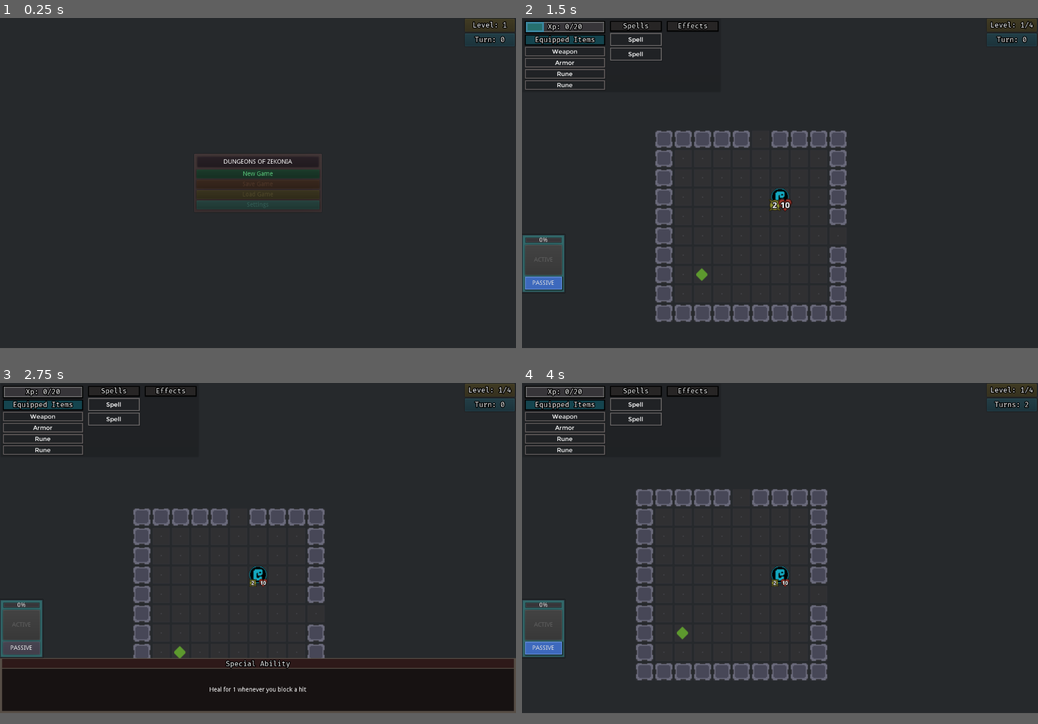
Above: before the commit, frames 1-4 (two rows, left to right).
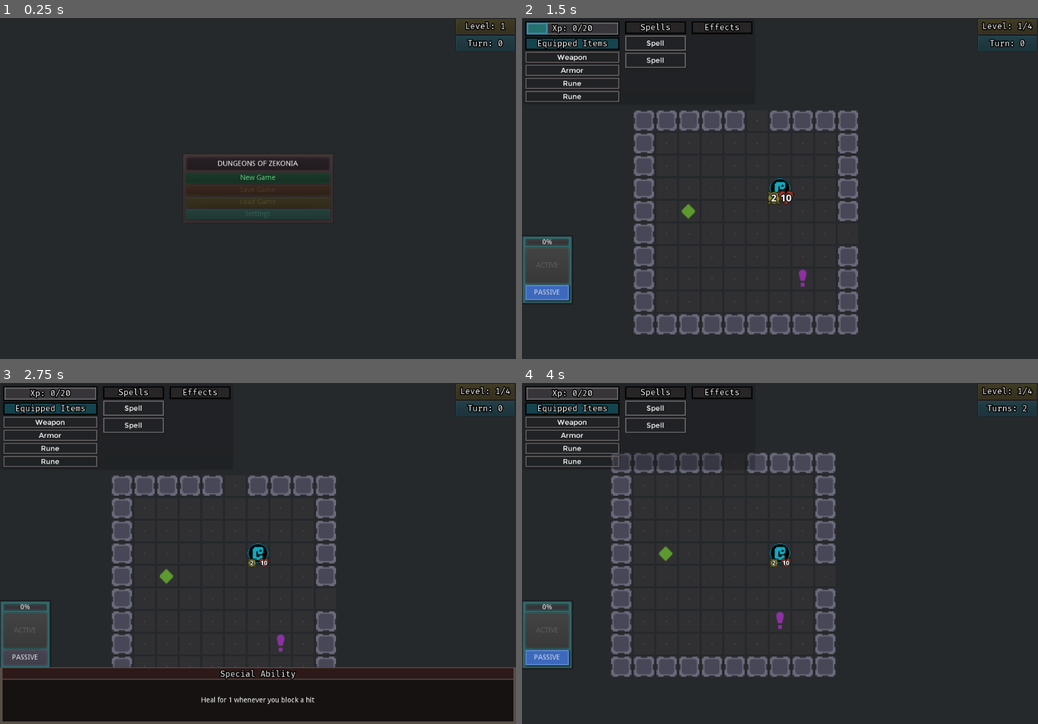
Above: after the commit, the same moments.

Repository: ZenCoderGames/ZRoguelikeGame
Game: Godot game, scene res://scene/main/MainScene.tscn
The game is run twice, just before and just after one commit, with the same random seed, the same clock (stepped at 60 frames per second) and the same inputs.
Inputs (mouse positions are in pixels of both pictures, inside the frame that each line leads up to):
- Up to frame 1 (0.25 s): no input
- Up to frame 2 (1.5 s): click "New Game" at 0.5 s; click "Choose" at 1.25 s
- Up to frame 3 (2.75 s): click "PASSIVE" at 2 s
- Up to frame 4 (4 s): tap Enter at 2.75 s; move the mouse to (780, 573) at 2.77 s; hold Right (move_right) 2.78-3.53 s; tap S (cam_move_down) at 2.85 s; tap Space at 3.5 s; move the mouse to (676, 563) at 3.52 s; hold Down (move_down) from 3.53 s (still down); tap A (cam_move_left) at 3.6 s
In our replay, the window is 800x512 before the commit and 800x529 after it. These sizes can differ from the game's own. Grey fills any space a smaller window leaves; there, only what the larger window draws over its background counts as a difference.

The runs differ from the first frame. In frame 1, 1.9% of the frame differs, in the area x 35-100%, y 0-59%; in frame 2, 16%; in frame 3, 16%, in the area x 0-100%, y 0-100%; in frame 4, 14%.

Commit message:
Bug fixes for loading additional levels

Diff:
--- a/project.godot
+++ b/project.godot
@@ -594,10 +594,7 @@
 
 [display]
 
-window/size/width=1200
-window/size/height=768
-window/size/fullscreen=true
-window/size/always_on_top=true
+window/size/height=678
 window/energy_saving/keep_screen_on=false
 
 [input]
--- a/resource/dungeons.json
+++ b/resource/dungeons.json
@@ -1,7 +1,7 @@
 {
 	"dungeons": [
 		{
-			"numRooms": 5,
+			"numRooms": 3,
 			"roomMinRows": 10,
 			"roomMaxRows": 12,
 			"roomMinCols": 8,
--- a/resource/statusEffects.json
+++ b/resource/statusEffects.json
@@ -3,8 +3,8 @@
 		{
 			"id": "STATUS_EFFECT_STUN",
 			"name": "Stun",
-			"description": "Stuns for 2 turn",
-			"instanceCount": 2,
+			"description": "Stuns for 1 turn",
+			"instanceCount": 1,
 			"endConditions": [
 				"ON_END_TURN"
 			],
--- a/scene/main/MainScene.tscn
+++ b/scene/main/MainScene.tscn
@@ -43,6 +43,7 @@
 [node name="Battle" type="Node2D" parent="."]
 script = ExtResource( 4 )
 doorsStayOpenDuringBattle = true
+debugSpawnItems = [ "ITEM_SPELL_LIFE_DRAIN" ]
 
 [node name="PlayerInput" type="Node" parent="Battle"]
 script = ExtResource( 3 )
@@ -80,7 +81,6 @@
 current = true
 zoom = Vector2( 0.8, 0.8 )
 script = ExtResource( 1 )
-cam_offset = Vector2( 0, -50 )
 
 [node name="CanvasLayer" type="CanvasLayer" parent="."]
 script = SubResource( 1 )
--- a/scripts/GameEventManager.gd
+++ b/scripts/GameEventManager.gd
@@ -7,9 +7,13 @@
 signal OnGameOver()
 signal OnMainMenuOn()
 signal OnMainMenuOff()
+signal OnNewLevelLoaded()
 
 func ready_to_battle():
 	emit_signal("OnReadyToBattle")
 
 func on_character_chosen(charData):
 	emit_signal("OnCharacterSelected", charData)
+
+func clean_up():
+	Utils.clean_up_all_signals(self)
--- a/scripts/battle/BattleInstance.gd
+++ b/scripts/battle/BattleInstance.gd
@@ -70,11 +70,18 @@
 	currentDungeonIdx = newDungeonIdx
 	GameGlobals.dungeon.clean_up(newDungeonIdx==0)
 	GameGlobals.dungeon.init(GameGlobals.dataManager.dungeonDataList[newDungeonIdx])
+	yield(get_tree().create_timer(0.5), "timeout")
 	_shared_dungeon_init(newDungeonIdx==0)
 	if newDungeonIdx==0:
 		GameEventManager.emit_signal("OnDungeonRecreated")
+	else:
+		GameEventManager.emit_signal("OnNewLevelLoaded")
 
 func _shared_dungeon_init(recreatePlayer:bool=true):
+	# Clean up (not working as intended)
+	#CombatEventManager.clean_up()
+	#HitResolutionManager.clean_up()
+
 	GameGlobals.dungeon.create(recreatePlayer)
 	onGameOver = false
 	_toggle_main_menu()
--- a/scripts/battle/Dungeon.gd
+++ b/scripts/battle/Dungeon.gd
@@ -7,7 +7,7 @@
 
 var charCounter:int = 0
 var player:PlayerCharacter = null
-var turnsTaken:int = -1
+var turnsTaken:int = 0
 
 var loadedScenes:Array = []
 var itemSpawnedMap:Dictionary = {}
@@ -334,7 +334,7 @@
 	if recreatePlayer:
 		player = load_character(loadedScenes, cell, GameGlobals.dataManager.playerData, Constants.ENTITY_TYPE.DYNAMIC, Constants.pc, Constants.TEAM.PLAYER)
 		CombatEventManager.emit_signal("OnPlayerCreated", player)
-		turnsTaken = turnsTaken - 1
+		#turnsTaken = turnsTaken - 1
 	else:
 		player.move_to_cell(cell)
 
@@ -345,7 +345,6 @@
 	#player.update()
 	for room in rooms:
 		room.update_visibility()
-	turnsTaken = 0
 	CombatEventManager.emit_signal("OnEndTurn")
 
 func _start_turn():
@@ -401,7 +400,8 @@
 		room.clean_up()
 	rooms.clear()
 
-	turnsTaken = -1
+	if fullRefreshDungeon:
+		turnsTaken = 0
 
 # HELPERS
 func is_intersecting_with_any_room(testRoom):
--- a/scripts/battle/DungeonCamera.gd
+++ b/scripts/battle/DungeonCamera.gd
@@ -69,8 +69,8 @@
 func shake():
 	noise_y += 1
 	self.rotation = max_roll * trauma * noise.get_noise_2d(noise.seed, noise_y)
-	self.offset.x = max_offset.x * trauma * noise.get_noise_2d(noise.seed*2, noise_y)
-	self.offset.y = max_offset.y * trauma * noise.get_noise_2d(noise.seed*3, noise_y)
+	self.offset.x = cam_offset.x + max_offset.x * trauma * noise.get_noise_2d(noise.seed*2, noise_y)
+	self.offset.y = cam_offset.y + max_offset.y * trauma * noise.get_noise_2d(noise.seed*3, noise_y)
 
 func _process(delta):
 	# DEBUG
--- a/scripts/battle/general/CombatEventManager.gd
+++ b/scripts/battle/general/CombatEventManager.gd
@@ -76,3 +76,6 @@
 
 func on_player_special_ability_reset():
 	emit_signal("OnPlayerSpecialAbilityReset")
+
+func clean_up():
+	Utils.clean_up_all_signals(self)
--- a/scripts/battle/general/HitResolutionManager.gd
+++ b/scripts/battle/general/HitResolutionManager.gd
@@ -48,3 +48,6 @@
 		var dirnY:int = (source.cell.row - target.cell.row) * amount
 
 		target.move(-dirnX, -dirnY)
+
+func clean_up():
+	Utils.clean_up_all_signals(self)
--- a/scripts/battle/instance/rooms/DungeonRoom.gd
+++ b/scripts/battle/instance/rooms/DungeonRoom.gd
@@ -499,7 +499,7 @@
 		else:
 			yield(GameGlobals.battleInstance.get_tree().create_timer(Constants.TIME_BETWEEN_MOVES), "timeout")
 
-		if nextEnemy!=null:
+		if nextEnemy!=null && is_instance_valid(nextEnemy):
 			nextEnemy.update()
 
 func post_update_entities():
--- a/scripts/battle/ui/BattleUI.gd
+++ b/scripts/battle/ui/BattleUI.gd
@@ -28,6 +28,7 @@
 func _ready():
 	GameEventManager.connect("OnDungeonInitialized", self, "_on_dungeon_init")
 	GameEventManager.connect("OnDungeonRecreated", self, "_on_dungeon_recreated")
+	GameEventManager.connect("OnNewLevelLoaded", self, "_on_new_level_loaded")
 	CombatEventManager.connect("OnToggleInventory", self, "_on_toggle_inventory")
 	CombatEventManager.connect("OnShowInfo", self, "_on_show_info")
 	CombatEventManager.connect("OnHideInfo", self, "_on_hide_info")
@@ -63,6 +64,9 @@
 	playerUI.init(GameGlobals.dungeon.player)
 	levelLabel.text = str("Level: ", GameGlobals.battleInstance.get_current_level(), "/", GameGlobals.dataManager.get_max_levels())
 	playerSpecialUI.visible = true
+
+func _on_new_level_loaded():
+	levelLabel.text = str("Level: ", GameGlobals.battleInstance.get_current_level(), "/", GameGlobals.dataManager.get_max_levels())
 
 func _on_turn_taken():
 	turnLabel.text = str("Turns: ", GameGlobals.dungeon.turnsTaken)
--- a/scripts/library/Utils.gd
+++ b/scripts/library/Utils.gd
@@ -126,3 +126,10 @@
 	Engine.time_scale = time_scale
 	yield(GameGlobals.battleInstance.get_tree().create_timer(time_scale * duration), "timeout")
 	Engine.time_scale = 1.0
+
+func clean_up_all_signals(node:Node):
+	var allSignals = node.get_signal_list()
+	for cur_signal in allSignals:
+		var conns = node.get_signal_connection_list(cur_signal.name)
+		for cur_conn in conns:
+			node.disconnect(cur_conn.signal, cur_conn.target, cur_conn.method)
Not shown, changed: todoProgress.txt
